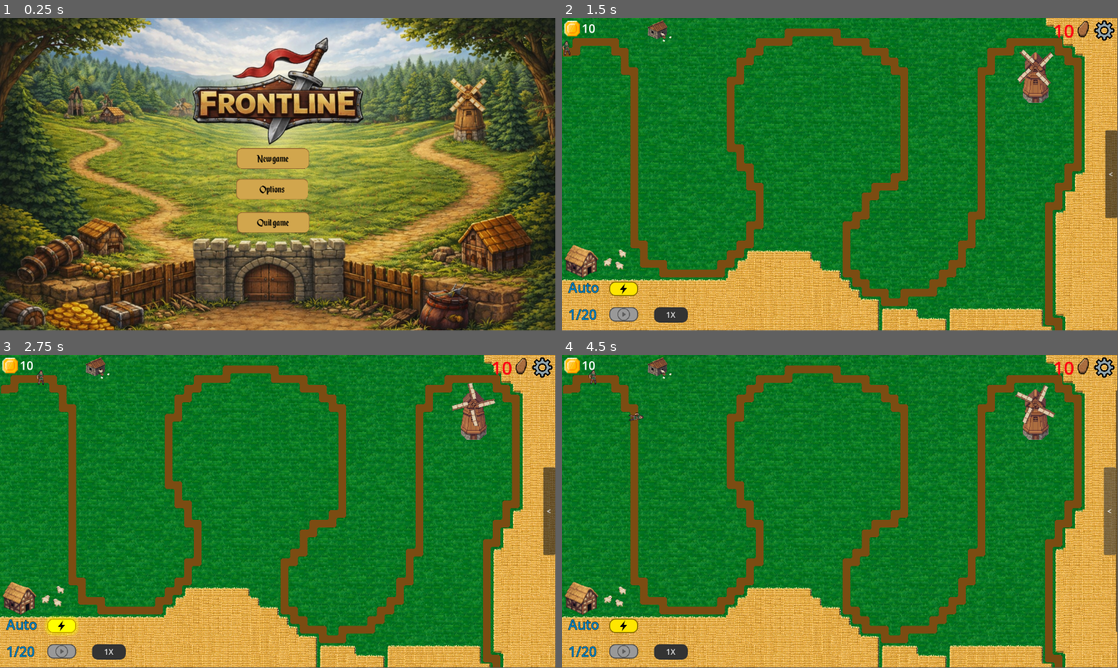
Above: before the commit, frames 1-4 (two rows, left to right).
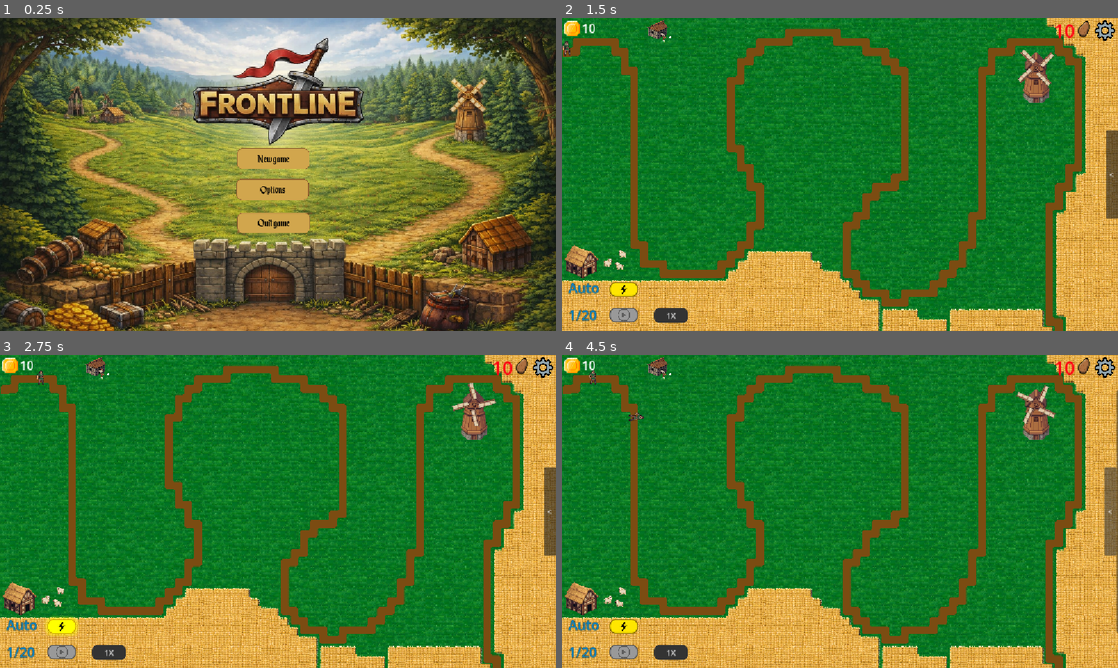
Above: after the commit, the same moments.

Repository: domasbaliunas/frontline
Game: Godot game, scene res://scenes/ui/main_menu.tscn
The game is run twice, just before and just after one commit, with the same random seed, the same clock (stepped at 60 frames per second) and the same inputs.
Inputs (mouse positions are in pixels of both pictures, inside the frame that each line leads up to):
- Up to frame 1 (0.25 s): no input
- Up to frame 2 (1.5 s): click "New game" at 0.5 s; click (623, 315) at 1.25 s
- Up to frame 3 (2.75 s): click (61, 627) at 2 s
- Up to frame 4 (4.5 s): click (623, 627) at 2.75 s; click "<" at 3.5 s; click ">" at 4.25 s
The window is 799x449 before the commit and 800x450 after it. Grey fills any space a smaller window leaves; there, only what the larger window draws over its background counts as a difference.

The runs differ from the first frame. In frame 1, 14% of the frame differs, in the area x 0-100%, y 0-100%; in frame 2, 14%; in frame 3, 14%; in frame 4, 14%.

Commit message:
SCRUM-89 Change game resolution and scaling
Co-authored-by: Copilot <copilot@github.com>

Diff:
--- a/project.godot
+++ b/project.godot
@@ -21,6 +21,12 @@
 MeniuMusic="*uid://rmst0aa5yhpm"
 GameMusic="*uid://dcaw1ppk7tfda"
 TowerPlacer="*uid://b3ve4hkikk0gh"
+
+[display]
+
+window/size/window_width_override=1920
+window/size/window_height_override=1080
+window/stretch/mode="canvas_items"
 
 [input]
 
